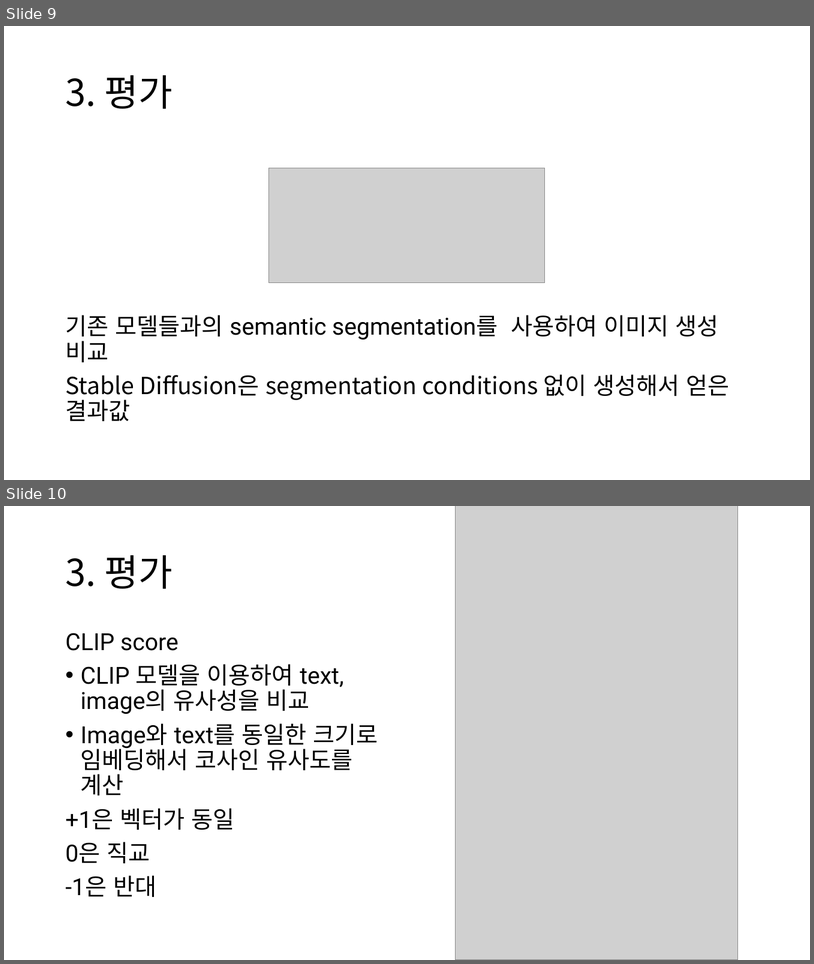
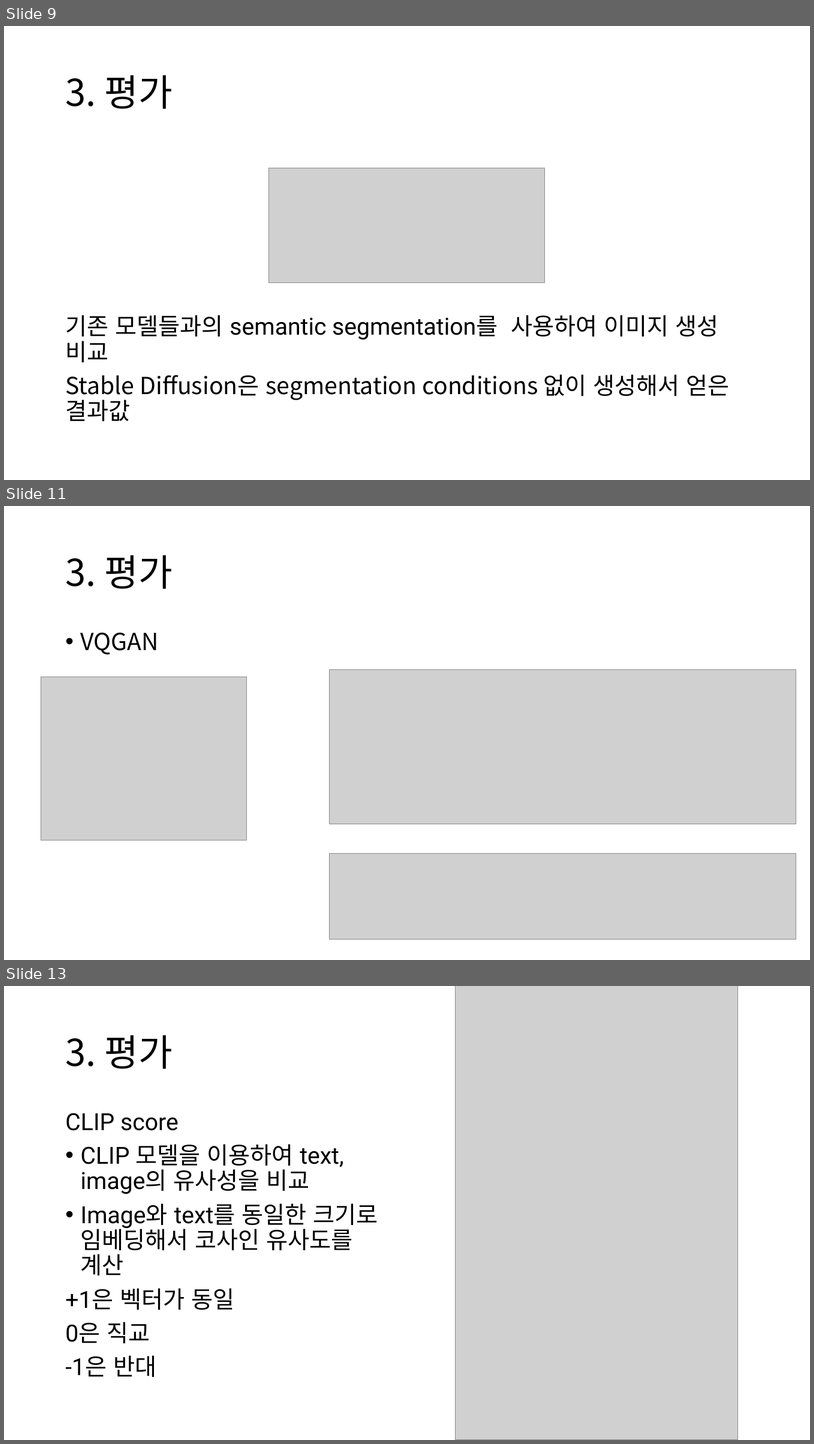
Before and after one commit to chroion/paper-review, a slide deck: Adding Conditional Control to Text-to-Image Diffusion Models/Adding Conditional Control to Text-to-Image Diffusion Models.pptx. Shown one above the other, each under a label of ours: slides 9 and 10 before the commit, slides 9, 11 and 13 after it; the slides between them are not shown. The pictures are 814x964 and 814x1444 pixels, drawn with LibreOffice and Linux fonts; fonts in the diff are those of the drawing; grey boxes stand for pictures. Boxes give left, top, right and bottom in pixels: in the first picture for what was removed or moved away, otherwise in the second. Text is boxed around its words. In the diff, an @@ line names an element or a change of style, - is before the commit and + after.

```diff
--- a/Adding Conditional Control to Text-to-Image Diffusion Models/Adding Conditional Control to Text-to-Image Diffusion Models.pptx
+++ b/Adding Conditional Control to Text-to-Image Diffusion Models/Adding Conditional Control to Text-to-Image Diffusion Models.pptx
@@ slide 11 added at [4,506,810,960], background #FFFFFF @@
@@ title added at [65,555,173,589], 44 pt, text #000000 @@
+3. 평가
@@ text added at [81,632,159,655], 28 pt, text #000000 @@
+• VQGAN
@@ picture added at [41,676,246,840] @@
@@ picture added at [329,669,797,824] @@
@@ picture added at [329,853,797,939] @@
@@ what was slide 10 is now slide 13 @@
```
Also in this commit, not shown: 2 other slides added, 2 other files.
